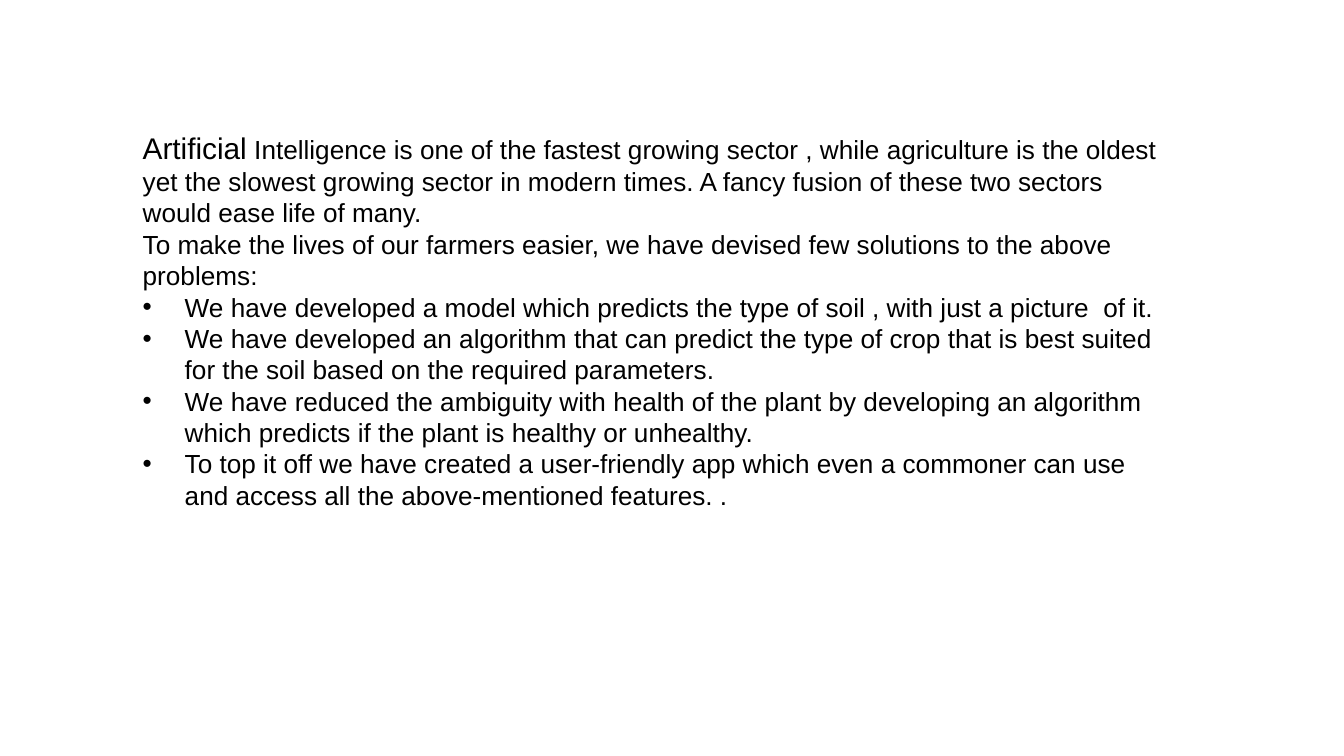
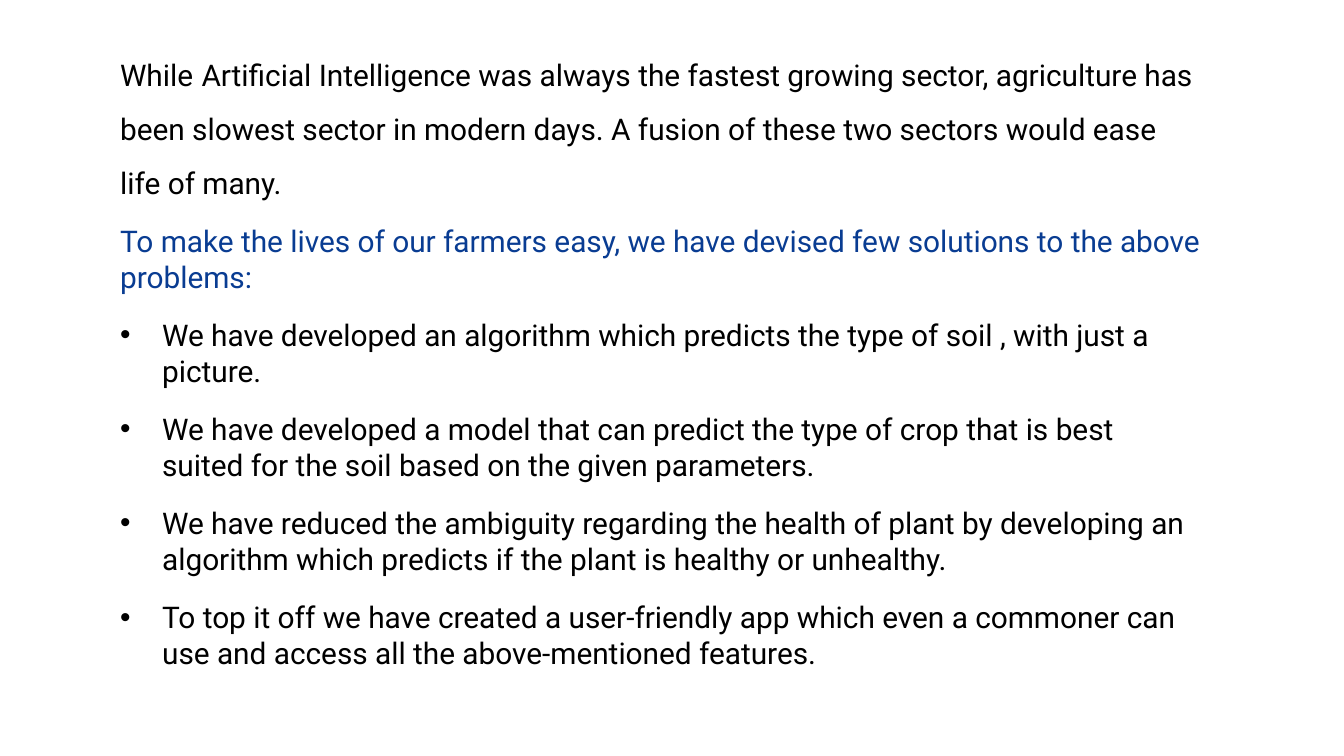
Before and after one commit to harshalplus1/hackmol4.0, a slide deck: slide 3 of HackMoL PPT Format.pptx. Drawn at 1344x756 pixels with LibreOffice and Linux fonts; fonts in the diff are those of the drawing; background and template pictures are left out. Boxes give left, top, right and bottom in pixels: in the first picture for what was removed or moved away, otherwise in the second. Text is boxed around its words. In the diff, an @@ line names an element or a change of style, - is before the commit and + after.

```diff
--- a/HackMoL PPT Format.pptx
+++ b/HackMoL PPT Format.pptx
@@ text at (120, 63, 1200, 665): text changed; size 14 to 16 pt; font Arial to Roboto @@
-Artificial Intelligence is one of the fastest growing sector , while agriculture is the oldest yet the slowest growing sector in modern times. A fancy fusion of these two sectors would ease life of many.
-To make the lives of our farmers easier, we have devised few solutions to the above problems:
-• We have developed a model which predicts the type of soil , with just a picture of it.
-• We have developed an algorithm that can predict the type of crop that is best suited for the soil based on the required parameters.
-• We have reduced the ambiguity with health of the plant by developing an algorithm which predicts if the plant is healthy or unhealthy.
-• To top it off we have created a user-friendly app which even a commoner can use and access all the above-mentioned features. .
+While Artificial Intelligence was always the fastest growing sector, agriculture has been slowest sector in modern days. A fusion of these two sectors would ease life of many.
+To make the lives of our farmers easy, we have devised few solutions to the above problems:
+• We have developed an algorithm which predicts the type of soil , with just a picture.
+• We have developed a model that can predict the type of crop that is best suited for the soil based on the given parameters.
+• We have reduced the ambiguity regarding the health of plant by developing an algorithm which predicts if the plant is healthy or unhealthy.
+• To top it off we have created a user-friendly app which even a commoner can use and access all the above-mentioned features.
```
Also in this commit, not shown: 9 other slides changed, 2 slides added.
